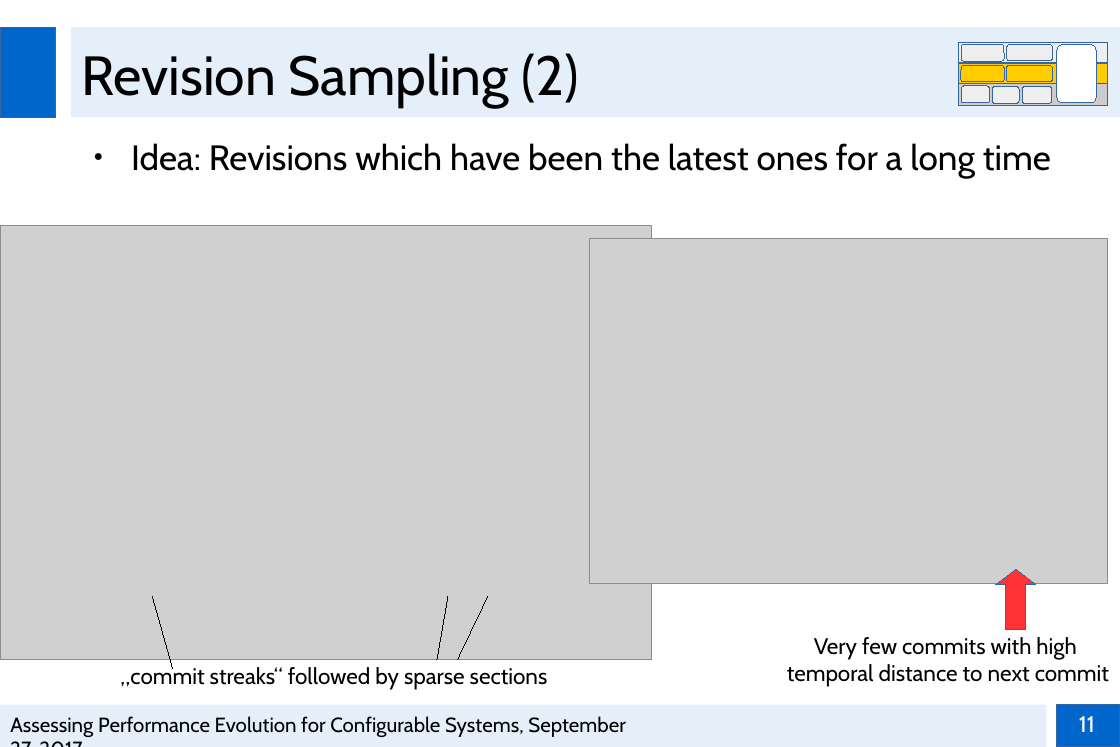
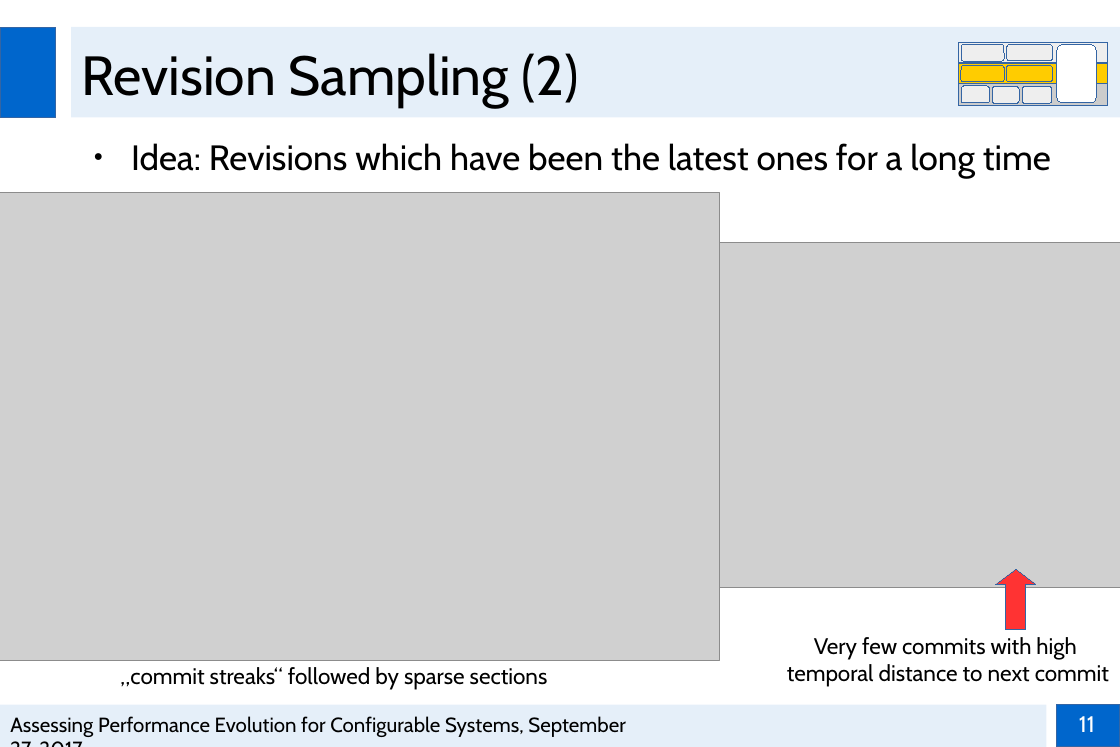
Before and after one commit to smba/msthesis, a slide deck: slide 11 of Presentations/Zwischenpräsentation_MA.odp. Drawn at 1120x747 pixels with LibreOffice and Linux fonts; fonts in the diff are those of the drawing; grey boxes stand for pictures; background and template pictures are left out. Boxes give left, top, right and bottom in pixels: in the first picture for what was removed or moved away, otherwise in the second. Text is boxed around its words. In the diff, an @@ line names an element or a change of style, - is before the commit and + after.

```diff
--- a/Presentations/Zwischenpräsentation_MA.odp
+++ b/Presentations/Zwischenpräsentation_MA.odp
@@ picture resized from (x1=0, y1=225, x2=652, y2=660) to (x1=0, y1=193, x2=720, y2=661) @@
@@ picture resized from (x1=590, y1=238, x2=1108, y2=583) to (x1=630, y1=242, x2=1120, y2=587) @@
@@ line removed from (153, 596) to (173, 668) @@
@@ line removed from (448, 596) to (437, 660) @@
@@ line removed from (488, 596) to (457, 660) @@
```
Also in this commit, not shown: 1 other slide changed, 1 other file.
